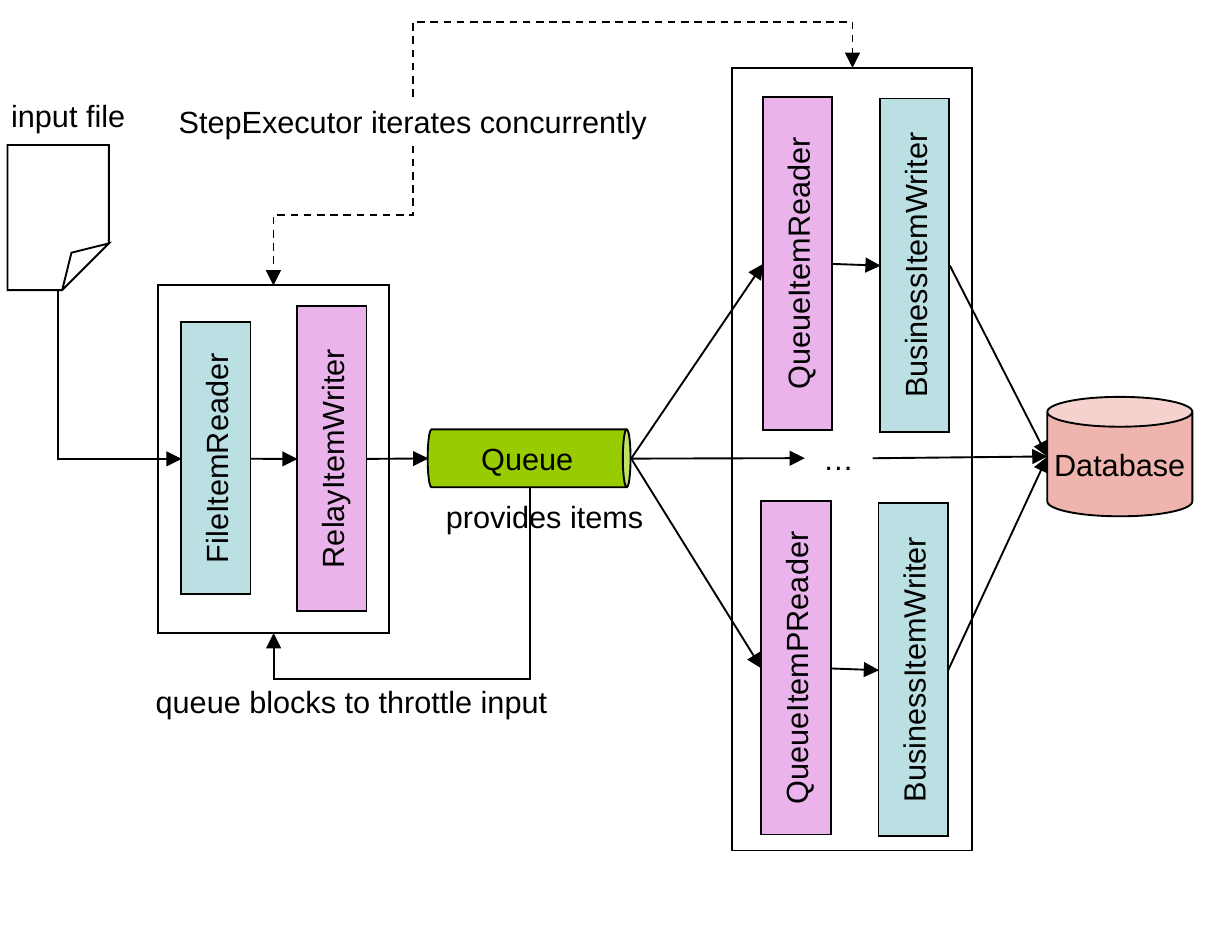
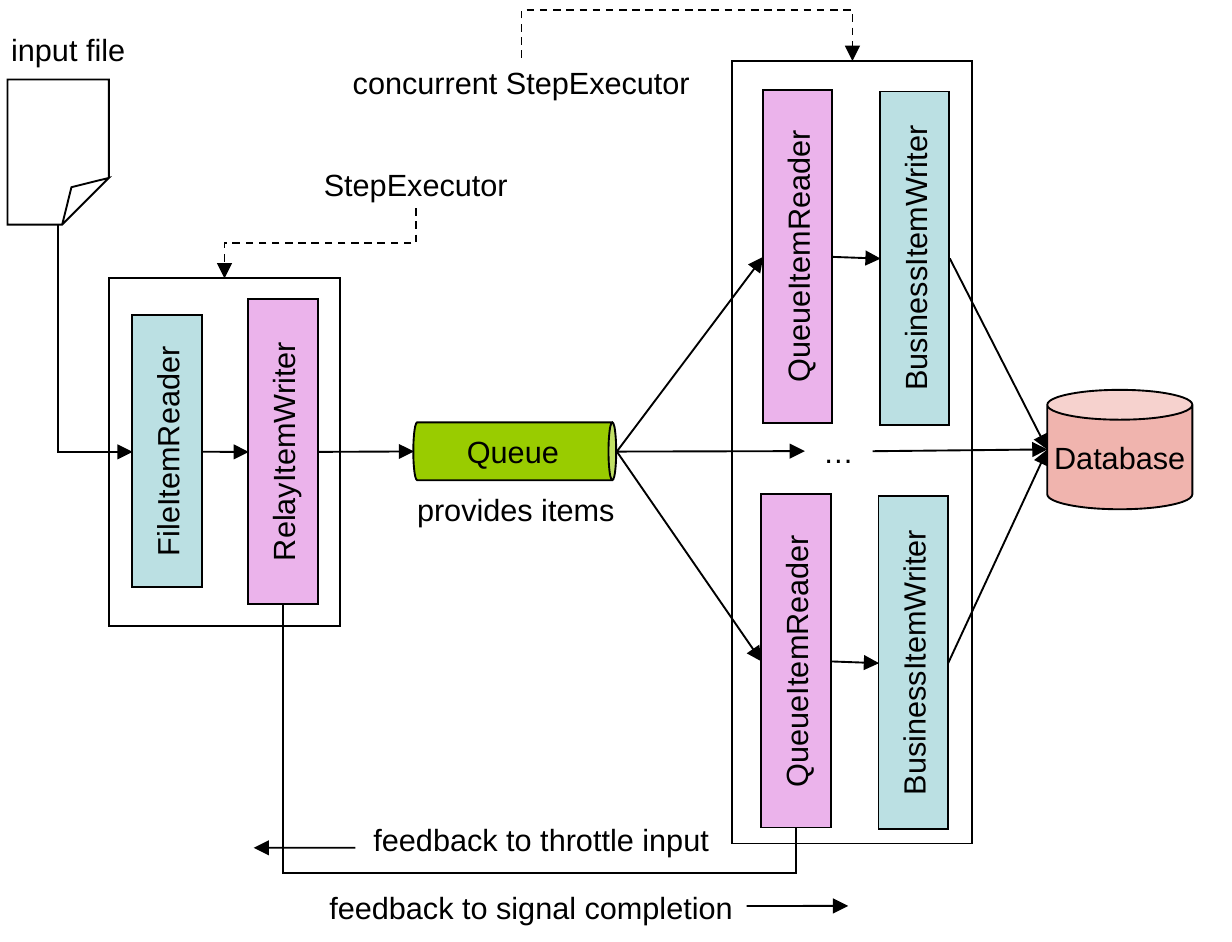
Before and after one commit to spring-projects/spring-batch, a slide deck: slide 2 of src/site/ppt/Figures.ppt. Drawn at 1232x942 pixels with LibreOffice and Linux fonts; fonts in the diff are those of the drawing. Boxes give left, top, right and bottom in pixels: in the first picture for what was removed or moved away, otherwise in the second. Text is boxed around its words. In the diff, an @@ line names an element or a change of style, - is before the commit and + after.

```diff
--- a/src/site/ppt/Figures.ppt
+++ b/src/site/ppt/Figures.ppt
@@ text "input file": place and size @@
-text "input file" at [11, 104, 125, 133]
+text "input file" at [11, 38, 125, 67]
@@ elbow arrow moved from (413, 98) - (853, 68) to (521, 57) - (853, 61) @@
@@ folded corner: place and size @@
-folded corner at [7, 145, 109, 291]
+folded corner at [7, 79, 109, 225]
@@ text added at [353, 72, 690, 100], 12 pt, text #000000 @@
+concurrent StepExecutor
@@ text at [324, 174, 508, 201]: text changed @@
-StepExecutor iterates concurrently
+StepExecutor
@@ elbow arrow moved from (413, 145) - (274, 285) to (416, 208) - (225, 278) @@
@@ elbow arrow moved from (59, 291) - (182, 459) to (59, 225) - (133, 453) @@
@@ arrow moved from (632, 459) - (764, 263) to (617, 451) - (764, 258) @@
@@ 3 arrows, 1 rectangle, 1 text: place and size @@
-3 arrows, 1 rectangle, 1 text at [733, 68, 1048, 851]
+3 arrows, 1 rectangle, 1 text at [733, 61, 1048, 843]
@@ rectangle: place and size @@
-rectangle at [158, 285, 390, 633]
+rectangle at [109, 278, 341, 626]
@@ rectangle "RelayItemWriter": place and size @@
-rectangle "RelayItemWriter" at [297, 307, 367, 610]
+rectangle "RelayItemWriter" at [248, 299, 318, 603]
@@ rectangle "FileItemReader": place and size @@
-rectangle "FileItemReader" at [180, 322, 250, 595]
+rectangle "FileItemReader" at [133, 315, 203, 587]
@@ cylinder "Queue": place and size @@
-cylinder "Queue" at [428, 430, 631, 487]
+cylinder "Queue" at [413, 423, 616, 480]
@@ arrow moved from (250, 459) - (298, 459) to (203, 451) - (249, 453) @@
@@ arrow moved from (366, 459) - (429, 459) to (319, 453) - (414, 451) @@
@@ arrow moved from (632, 459) - (762, 668) to (617, 451) - (762, 661) @@
@@ arrow moved from (632, 459) - (805, 459) to (617, 451) - (805, 451) @@
@@ elbow arrow removed from (530, 488) to (274, 633) @@
@@ text "provides items": place and size @@
-text "provides items" at [446, 504, 643, 534]
+text "provides items" at [417, 498, 614, 526]
@@ 4 rectangles, 2 arrows, 1 cylinder: place and size @@
-4 rectangles, 2 arrows, 1 cylinder at [761, 97, 1193, 837]
+4 rectangles, 2 arrows, 1 cylinder at [761, 89, 1193, 830]
@@ text in rectangle at [780, 560, 814, 779]: text changed @@
-QueueItemPReader
+QueueItemReader
@@ elbow line added from (797, 829) to (284, 604), #000000 0.74 pt @@
@@ text at [373, 828, 708, 857]: text changed @@
-queue blocks to throttle input
+feedback to throttle input
@@ arrow added from (355, 849) to (254, 849), #000000 0.74 pt @@
@@ text added at [329, 896, 733, 925], 12 pt, text #000000 @@
+feedback to signal completion
@@ arrow added from (748, 906) to (849, 906), #000000 0.74 pt @@
```
Also in this commit, not shown: 2 other slides changed, 3 slides added, 26 other files.
